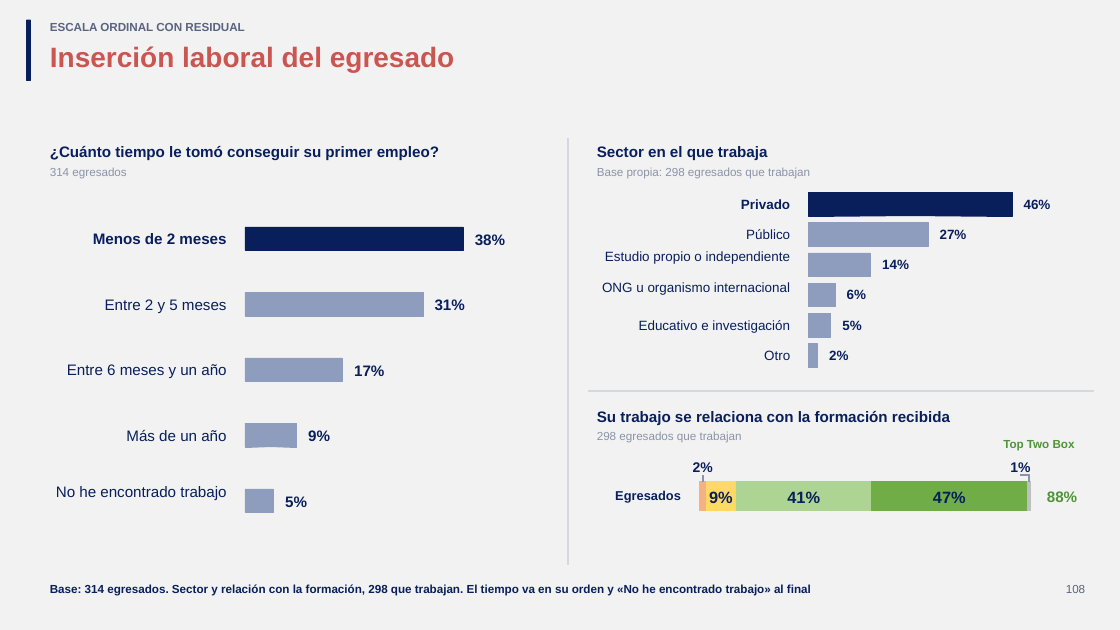
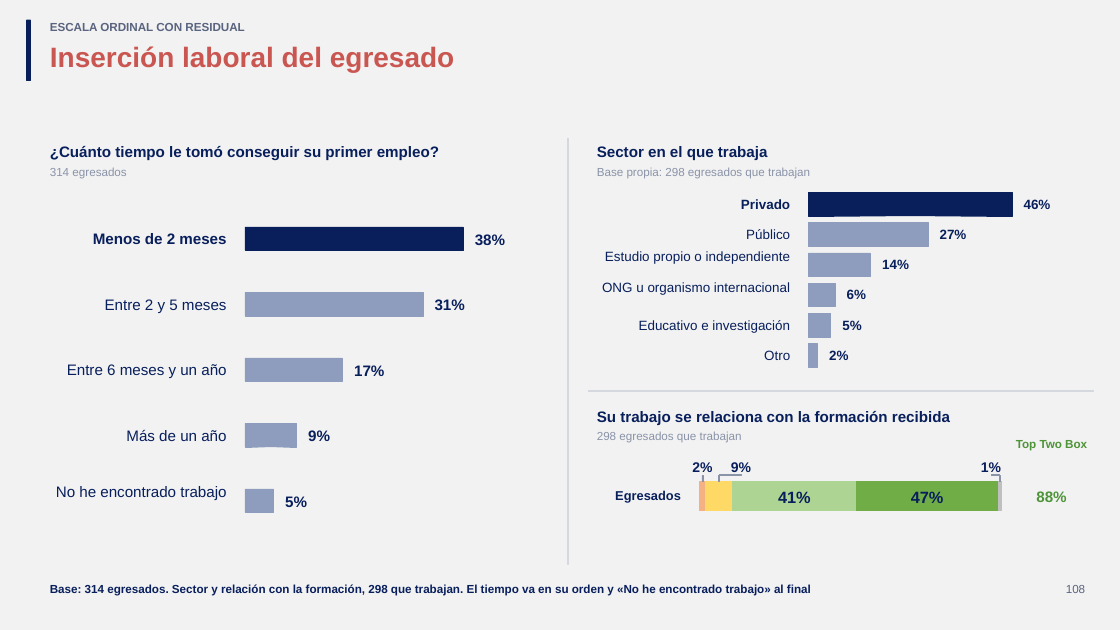
Before and after one commit to GonzaloAlmendariz/prosecnur-app, a slide deck: slide 108 of docs/qa/motor-ppt-2026-10-06/4-recetario/recetario-moderna.pptx. Drawn at 1120x630 pixels with LibreOffice and Linux fonts; fonts in the diff are those of the drawing; background and template pictures are left out. Boxes give left, top, right and bottom in pixels: in the first picture for what was removed or moved away, otherwise in the second. Text is boxed around its words. In the diff, an @@ line names an element or a change of style, - is before the commit and + after.

```diff
--- a/docs/qa/motor-ppt-2026-10-06/4-recetario/recetario-moderna.pptx
+++ b/docs/qa/motor-ppt-2026-10-06/4-recetario/recetario-moderna.pptx
@@ text "Top Two Box": place and size @@
-text "Top Two Box" at bbox=[1003, 440, 1075, 451]
+text "Top Two Box" at bbox=[1016, 440, 1087, 451]
@@ text "9%": place and size @@
-text "9%" at bbox=[709, 491, 733, 503]
+text "9%" at bbox=[731, 461, 751, 476]
@@ text "9%" at bbox=[731, 461, 751, 476]: size 14 to 12 pt @@
@@ rectangle added at bbox=[718, 476, 719, 481], fill #8A93A8, outline #8A93A8 0.25 pt @@
@@ rectangle added at bbox=[719, 475, 741, 476], fill #8A93A8, outline #8A93A8 0.25 pt @@
@@ 3 rectangles, 1 text: place and size @@
-3 rectangles, 1 text at bbox=[1010, 462, 1031, 510]
+3 rectangles, 1 text at bbox=[981, 462, 1002, 510]
@@ text "41%": place and size @@
-text "41%" at bbox=[787, 491, 820, 503]
+text "41%" at bbox=[778, 491, 811, 503]
@@ rectangle: place and size @@
-rectangle at bbox=[736, 481, 872, 510]
+rectangle at bbox=[733, 481, 857, 510]
@@ text "47%": place and size @@
-text "47%" at bbox=[933, 491, 966, 503]
+text "47%" at bbox=[911, 491, 944, 503]
@@ rectangle: place and size @@
-rectangle at bbox=[872, 481, 1028, 510]
+rectangle at bbox=[856, 481, 998, 510]
@@ text "88%": place and size @@
-text "88%" at bbox=[1047, 491, 1077, 502]
+text "88%" at bbox=[1036, 491, 1066, 502]
```
Also in this commit, not shown: 15 other slides changed, 4 slides added, 11 other files.
